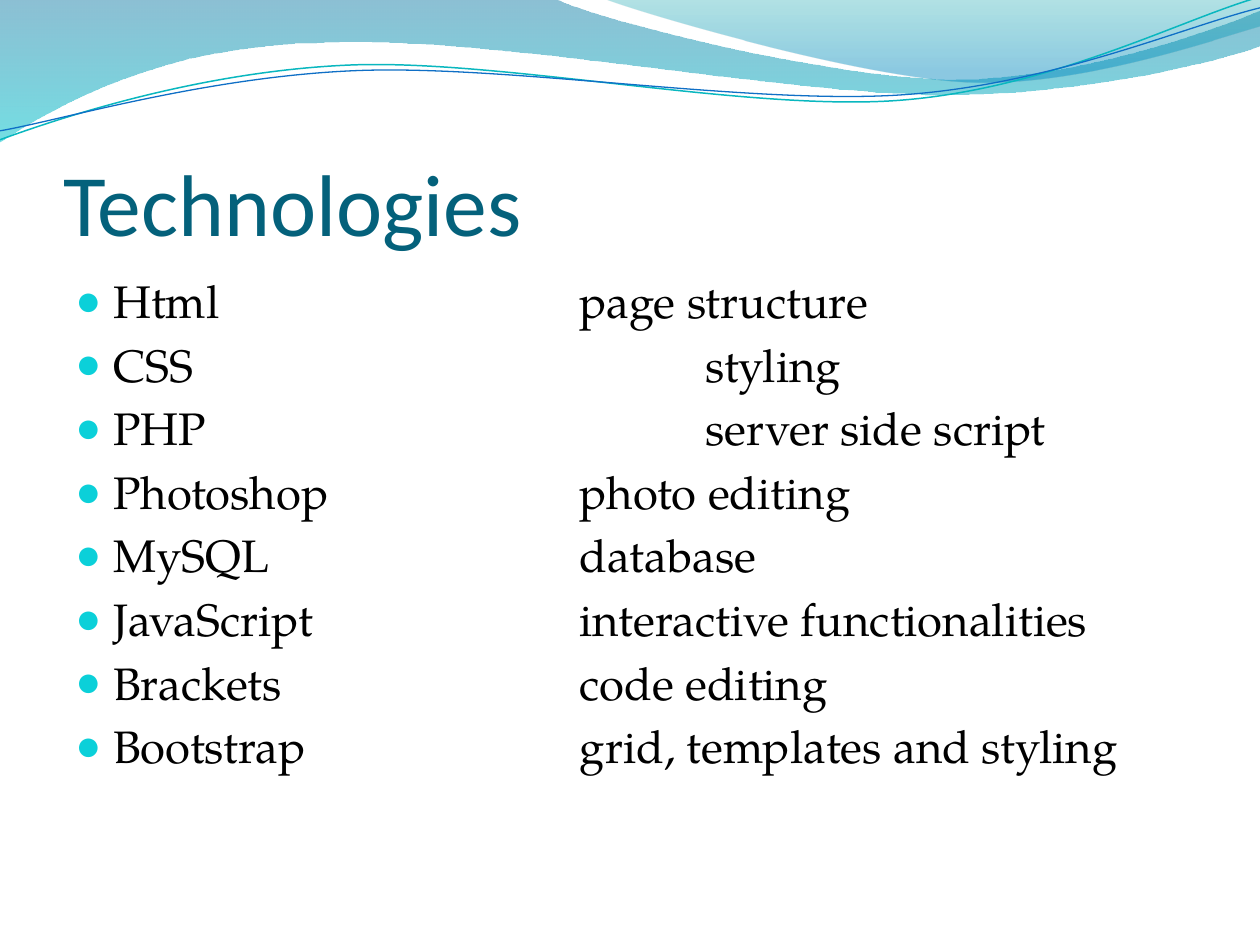
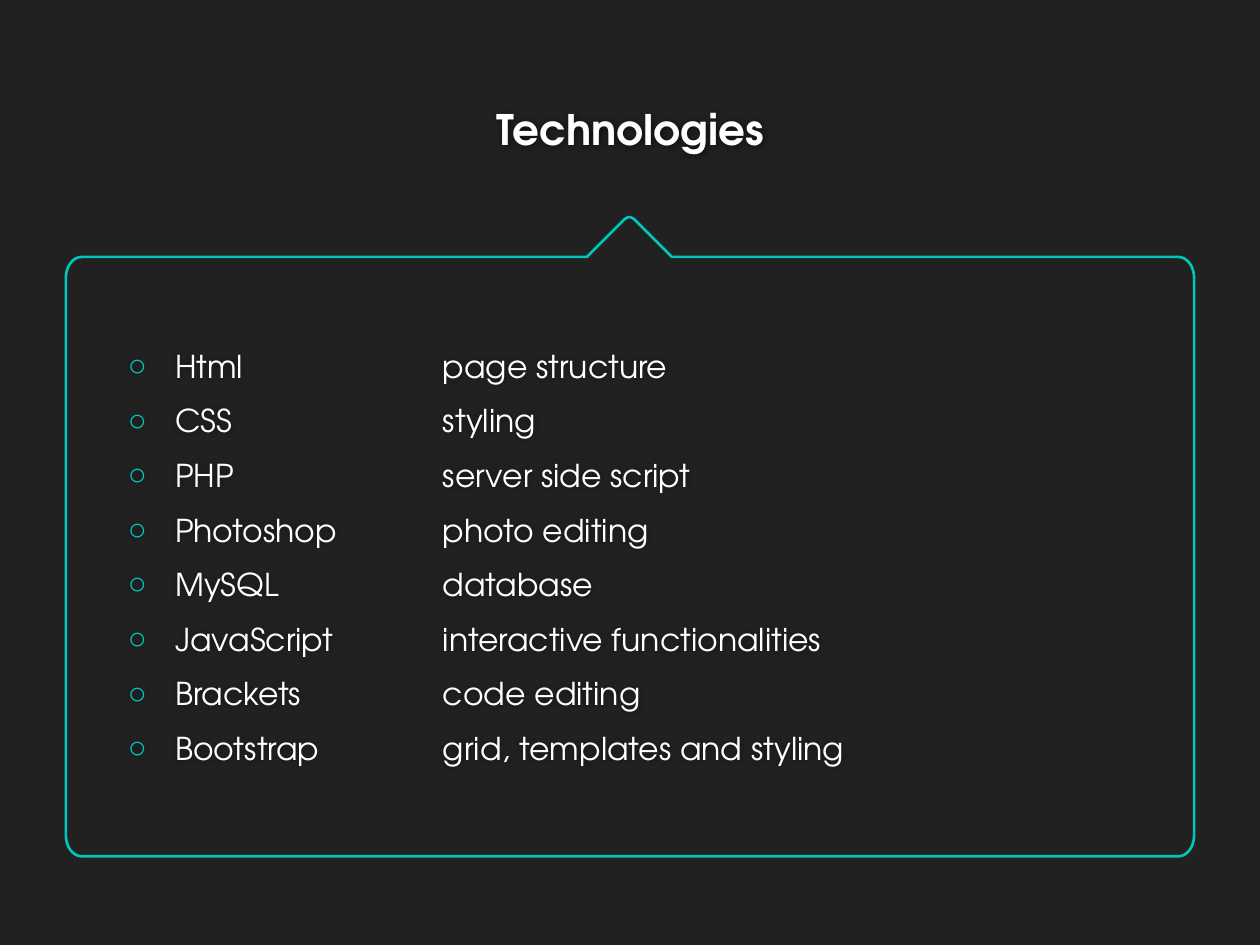
Before and after one commit to HarmanbirD/WaterQwiz, a slide deck: slide 7 of Wasted Water Quiz.pptx. Drawn at 1260x945 pixels with LibreOffice and Linux fonts; fonts in the diff are those of the drawing; background and template pictures are left out. Boxes give left, top, right and bottom in pixels: in the first picture for what was removed or moved away, otherwise in the second. Text is boxed around its words. In the diff, an @@ line names an element or a change of style, - is before the commit and + after.

```diff
--- a/Wasted Water Quiz.pptx
+++ b/Wasted Water Quiz.pptx
@@ background picture (left out) to #212121 @@
@@ freeform shape removed at box(0, 0, 1260, 142) @@
@@ freeform shape removed at box(0, 0, 1260, 147) @@
@@ freeform shape removed at box(0, 8, 1260, 141) @@
@@ freeform shape removed at box(604, 0, 1260, 87) @@
@@ title "Technologies": place and size @@
-title "Technologies" at box(63, 175, 521, 251)
+title "Technologies" at box(496, 112, 763, 155)
@@ title "Technologies" at box(496, 112, 763, 155): size 50 to 24 pt, font Calibri to TeX Gyre Adventor, text colour #04617B to #FFFFFF, bold on; alignment left to centre; vertical alignment bottom to middle @@
@@ freeform shape added at box(66, 217, 1193, 856), outline #00C6BB 1.5 pt @@
@@ text "Html page structure": place and size @@
-text "Html page structure" at box(113, 285, 1118, 776)
+text "Html page structure" at box(175, 354, 844, 767)
@@ text "Html page structure" at box(175, 354, 844, 767): size 26 to 18 pt, font TeX Gyre Pagella to TeX Gyre Adventor, text colour #000000 to #FFFFFF; bullet ● to ○; more space between paragraphs; bullet colour #0BD0D9 to #00C6BB; vertical alignment top to middle @@
```
Also in this commit, not shown: 8 other slides changed.
